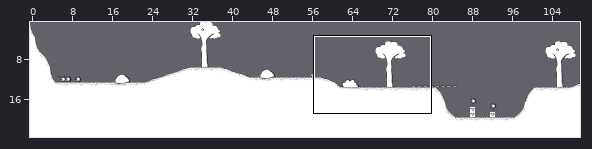
An edit to a level. Tiled map, map_indev/world_0.tmx. Above, an overview of the earlier version with the close-up marked.
Close-up. First the earlier version:
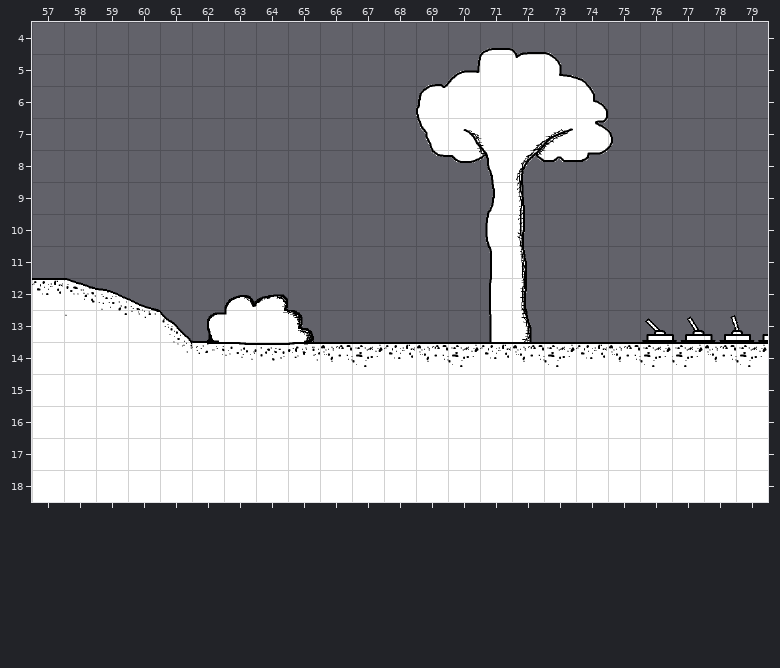
Cells are 48x48 px. Shown: x 57..79, y 4..18. The commit also changed other parts of the map, which this record leaves out. Tiles whose own drawing changed are shown in their newer look in all pictures.
The result:
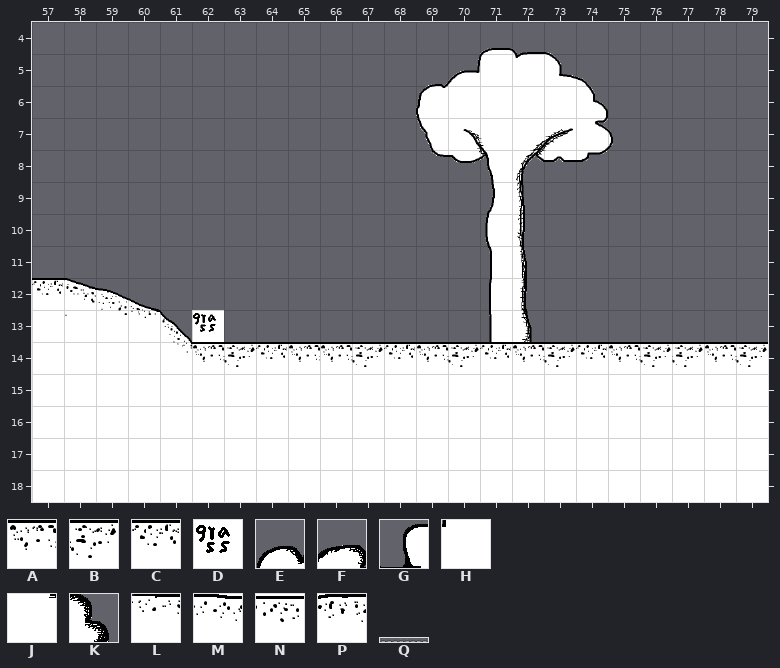
Key: from "blocks": A 0, B 1, C 2; from "reactive_blocks": D 0, E 1, F 2, G 14, H 15, J 16, K 17, L 28, M 29, N 30, P 31; from "switch": Q 0 "switch".
_ is an empty cell.
Difference:
Layer "blocks":
y 14: x 62..65 ____ -> ABCA
Layer "reactive_blocks":
y 12: x 63..64 EF -> __
y 13: x 62..65 GHJK -> D___; x 76 Q -> _
y 14: x 62..65 LMNP -> ____
Boxes around the changes in both close-ups, in picture pixels (x1, y1, x2, y2):
changed: (192, 294, 320, 367)
removed: (642, 315, 768, 342)
